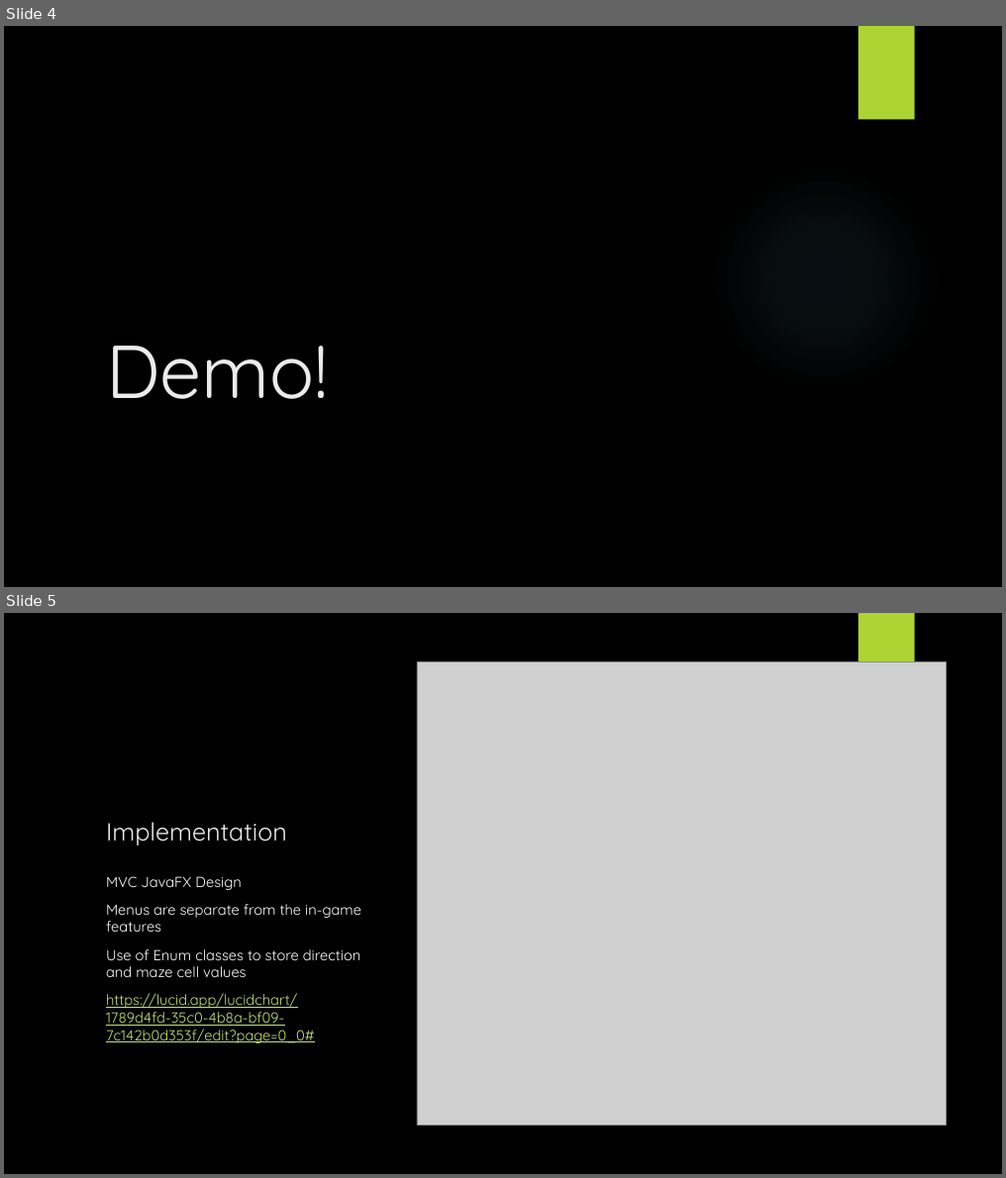
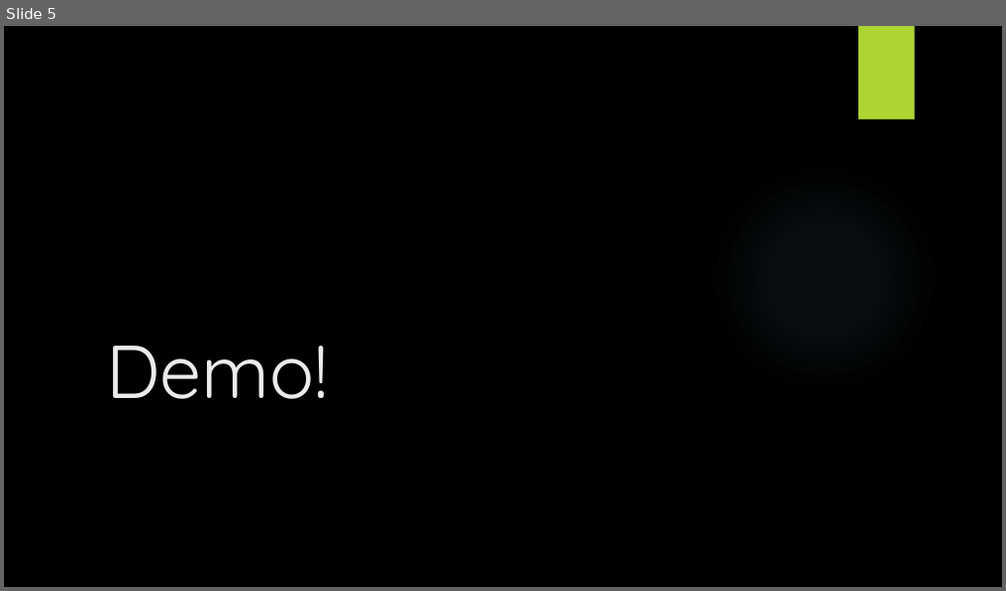
Before and after one commit to JingyiYan/Buck-Man, a slide deck: docs/presentation.pptx. Shown one above the other, each under a label of ours: slides 4 and 5 before the commit, slide 5 after it. The pictures are 1006x1178 and 1006x591 pixels, drawn with LibreOffice and Linux fonts; fonts in the diff are those of the drawing; grey boxes stand for pictures; background and template pictures are left out. Boxes give left, top, right and bottom in pixels: in the first picture for what was removed or moved away, otherwise in the second. Text is boxed around its words. In the diff, an @@ line names an element or a change of style, - is before the commit and + after.

```diff
--- a/docs/presentation.pptx
+++ b/docs/presentation.pptx
@@ slide 5 removed at box(4, 613, 1002, 1174), background picture (left out); not listed: 1 template element that a slide beside it also shows @@
@@ picture removed at box(417, 663, 946, 1126) @@
@@ title removed at box(106, 822, 287, 846) @@
-Implementation
@@ text removed at box(106, 876, 361, 1044) @@
-MVC JavaFX Design
-Menus are separate from the in-game features
-Use of Enum classes to store direction and maze cell values
-https://lucid.app/lucidchart/1789d4fd-35c0-4b8a-bf09-7c142b0d353f/edit?page=0_0#
@@ what was slide 4 is now slide 5 @@
```
Also in this commit, not shown: 2 slides changed, 1 slide added, 13 other files.
